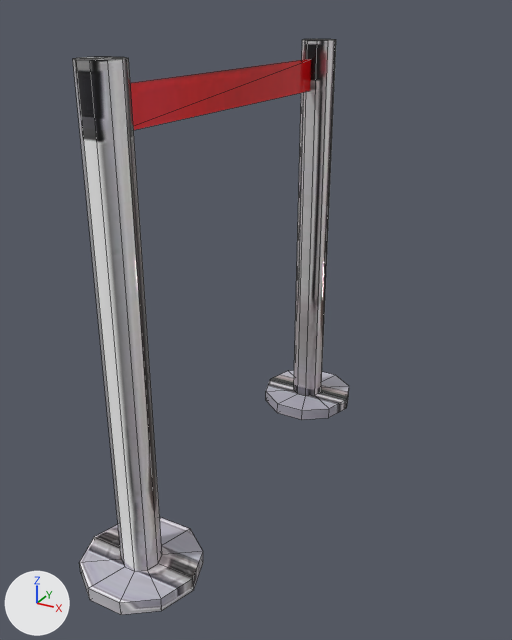
Two versions of the FBX model MermeladaJam2023/Assets/Environment/Art/Meshes/Props/SM_security_pole.fbx, one commit apart.
The view is the same before and after, from a 50 mm lens placed at (1.94, -6.56, 2.86), pointed at (-0.34, -2.41, 0.79). The axes (+X, +Y, +Z) are drawn at lower left. The lights are the same throughout. Mesh edges are drawn as thin lines. Where no turn or scale is listed for an object, it has been applied to the vertices.
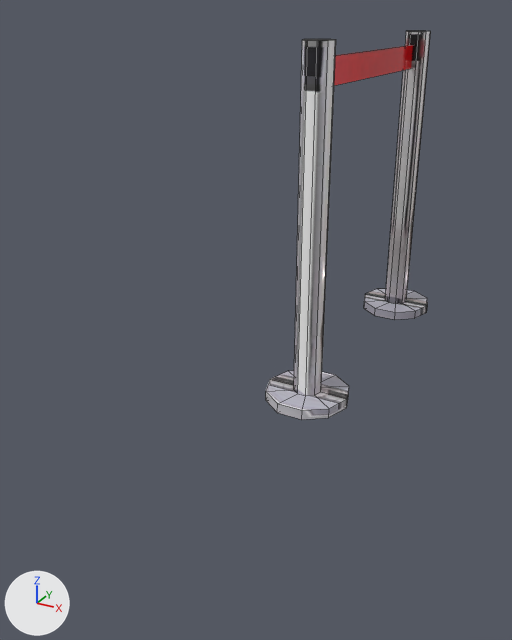
The newer file is also turned or shifted as a whole; pictures and numbers use the older file's frame.

Pixel boxes (x1, y1, x2, y2) of what changed, in the pictures (512 x 640 px):
'Cylinder002', deleted: before (73, 57, 203, 615)
'Cylinder001', reshaped (98% wider): before (266, 39, 349, 420); after (266, 31, 431, 420)
'Plane024', deleted (red): before (131, 59, 311, 130)
part 1 of me_mesh, added: after (364, 31, 431, 319)
part 2 of me_mesh, added (red): after (334, 45, 413, 86)
part 3 of me_mesh, surface changed: (266, 39, 349, 420) in both

Edits to the bpy script that builds the scene:
```text
Change me_mesh:
    used by ob_cylinder001; location = (-0.1, -2.0, 0.0)
    verts and faces of me_mesh; kept vertices keep their numbers, new ones are numbered from 42
    remove me_mesh.from_pydata(...)  # 42 vertices, 50 faces; spans x -0.34..0.34, y -0.32..0.32, z 0.0..2.67
    add me_mesh.from_pydata(...)  # 88 vertices, 101 faces; spans x -0.34..0.34, y -0.32..2.49, z 0.0..2.67
    me_mesh part 1: the loose piece of 42 vertices spanning x -0.34..0.34, y -0.32..0.32, z 0.0..2.67 is copied, and the copy is moved by (0.0, 2.17, 0.0); it spans x -0.34..0.34, y 1.84..2.49, z 0.0..2.67
    me_mesh part 2
    add verts[42] = (-0.01, -0.01, 2.36)
    add verts[43] = (-0.01, -0.01, 2.56)
    add verts[44] = (-0.01, 2.09, 2.36)
    add verts[45] = (-0.01, 2.09, 2.56)
    add faces += [(42, 43, 45, 44)]  # mat_material__86 (picture img_security_pole_jpg)
    me_mesh part 3: 50 kept faces spanning x -0.34..0.34, y -0.32..0.32, z 0.0..2.67 get new texture (UV) coordinates
    add me_mesh.materials.append(mat_material__86)  # picture img_security_pole_jpg
    add me_mesh.materials.append(mat_material__87)  # picture img_security_pole_jpg
Remove ob_plane024:
    ob_plane024 = bpy.data.objects.new('Plane024', me_mesh_001)
    ob_plane024.location = (-0.106, -3.123, 2.464)
Remove ob_cylinder002:
    ob_cylinder002 = bpy.data.objects.new('Cylinder002', me_mesh_002)
    ob_cylinder002.location = (-0.1, -4.166, 0.0)
```
